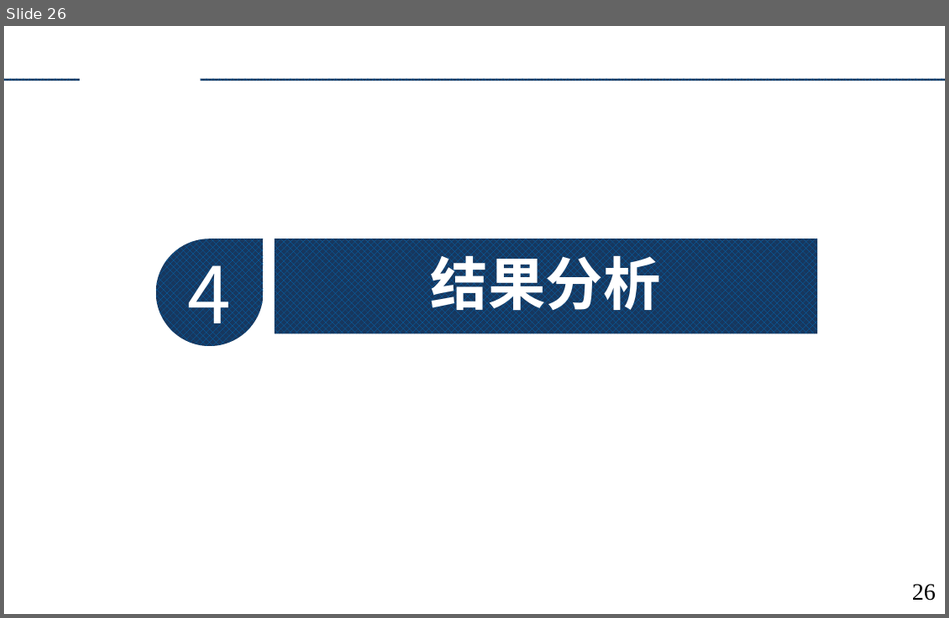
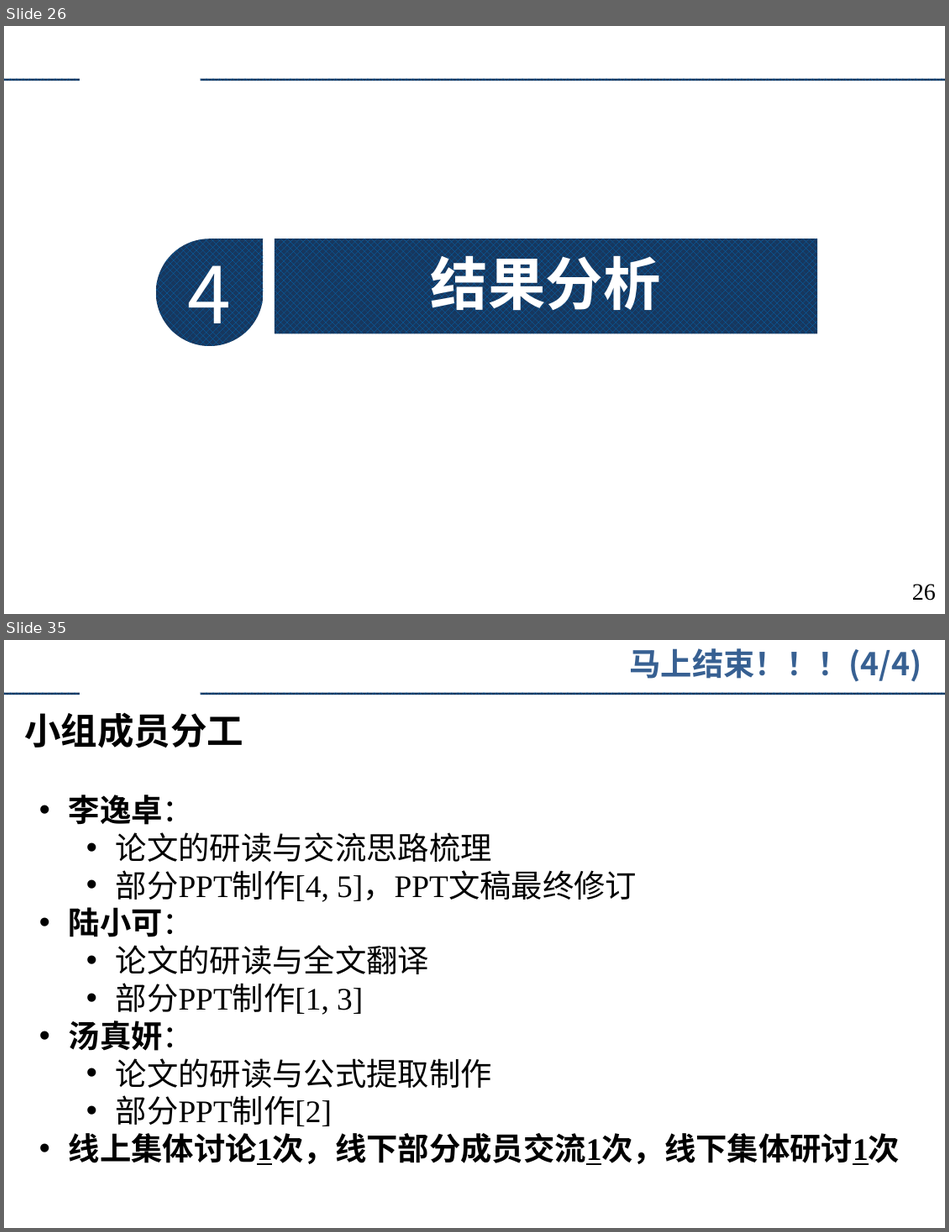
Before and after one commit to augusto-13/ErrorTheory_discussion_ppt, a slide deck: 2023-4-9.pptx. Shown one above the other, each under a label of ours: slide 26 before the commit, slides 26 and 35 after it; the slides between them are not shown. The pictures are 949x618 and 949x1232 pixels, drawn with LibreOffice and Linux fonts; fonts in the diff are those of the drawing; background and template pictures are left out. Boxes give left, top, right and bottom in pixels: in the first picture for what was removed or moved away, otherwise in the second. Text is boxed around its words. In the diff, an @@ line names an element or a change of style, - is before the commit and + after.

```diff
--- a/2023-4-9.pptx
+++ b/2023-4-9.pptx
@@ slide 35 added at [4, 640, 945, 1228], background #FFFFFF; not listed: 2 template elements that a slide beside it also shows @@
@@ text added at [629, 648, 921, 682], 24 pt, text #376092, bold @@
+马上结束！！！(4/4)
@@ text added at [24, 712, 243, 748], 28 pt, text #000000, bold @@
+小组成员分工
@@ text added at [69, 795, 899, 1165], 24 pt, text #000000 @@
+• 李逸卓：
+  • 论文的研读与交流思路梳理
+  • 部分PPT制作[4, 5]，PPT文稿最终修订
+• 陆小可：
+  • 论文的研读与全文翻译
+  • 部分PPT制作[1, 3]
+• 汤真妍：
+  • 论文的研读与公式提取制作
+  • 部分PPT制作[2]
+• 线上集体讨论1次，线下部分成员交流1次，线下集体研讨1次
```
Also in this commit, not shown: 10 slides changed, 6 other slides added, 2 slides removed.
